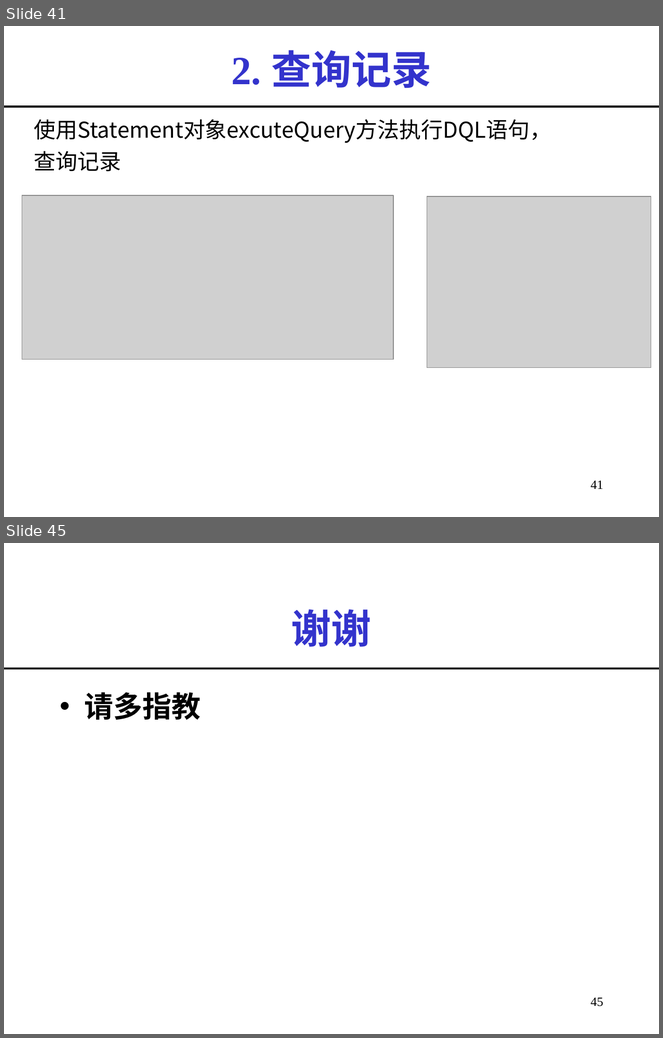
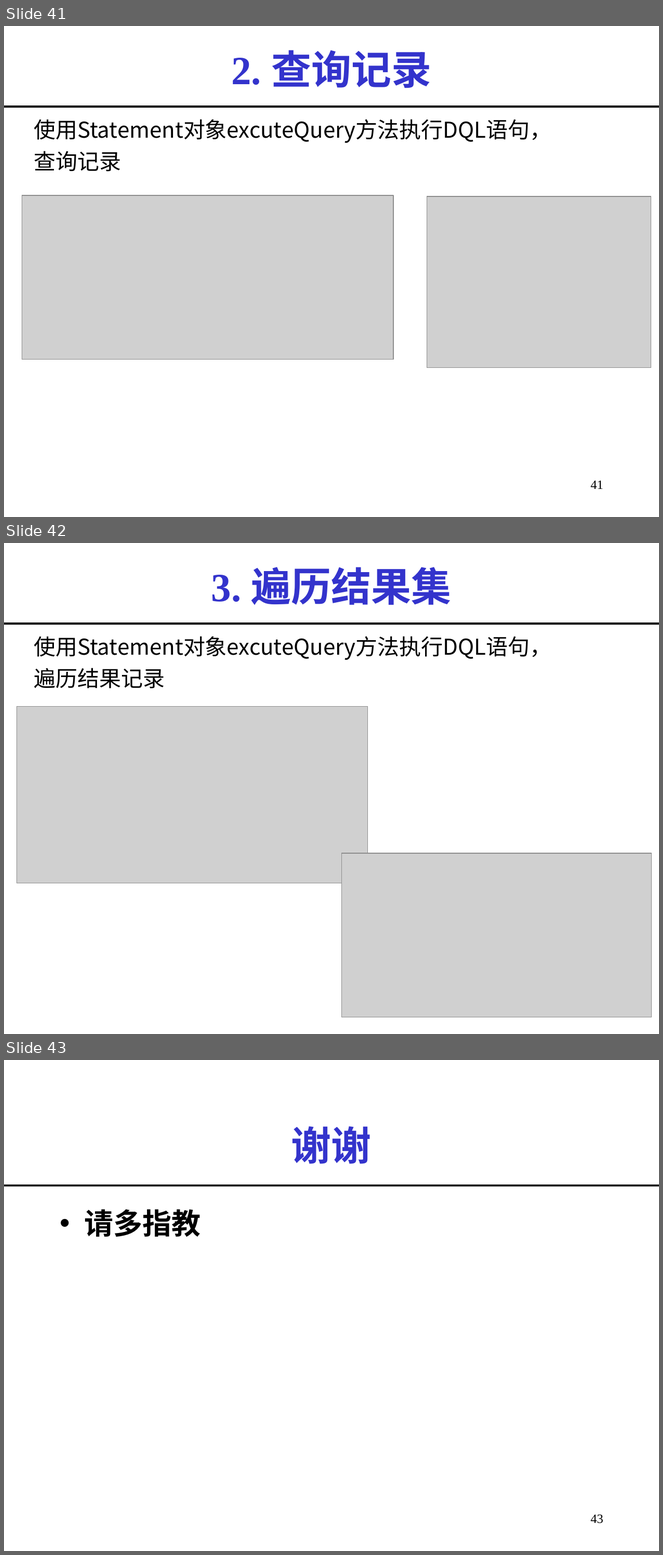
Before and after one commit to imwyw/Java, a slide deck: PPT/javaCh07_数据库连接.ppt. Shown one above the other, each under a label of ours: slides 41 and 45 before the commit, slides 41, 42 and 43 after it; the slides between them are not shown. The pictures are 663x1038 and 663x1555 pixels, drawn with LibreOffice and Linux fonts; fonts in the diff are those of the drawing; grey boxes stand for pictures. Boxes give left, top, right and bottom in pixels: in the first picture for what was removed or moved away, otherwise in the second. Text is boxed around its words. In the diff, an @@ line names an element or a change of style, - is before the commit and + after.

```diff
--- a/PPT/javaCh07_数据库连接.ppt
+++ b/PPT/javaCh07_数据库连接.ppt
@@ slide 42 added at (4,543,659,1034), background #FFFFFF @@
@@ title added at (211,567,452,605), 44 pt, text #3333CC, bold @@
+3. 遍历结果集
@@ line added from (4, 624) to (659, 624), #000000 2.24 pt @@
@@ text added at (34,636,552,689), 24 pt, text #000000 @@
+使用Statement对象excuteQuery方法执行DQL语句，
+遍历结果记录
@@ picture added at (17,706,367,883) @@
@@ picture added at (342,853,652,1018) @@
@@ what was slide 45 is now slide 43 @@
@@ page number at (591,1514,604,1524): text changed @@
-45
+43
```
Also in this commit, not shown: 3 slides removed, 2 other files.
